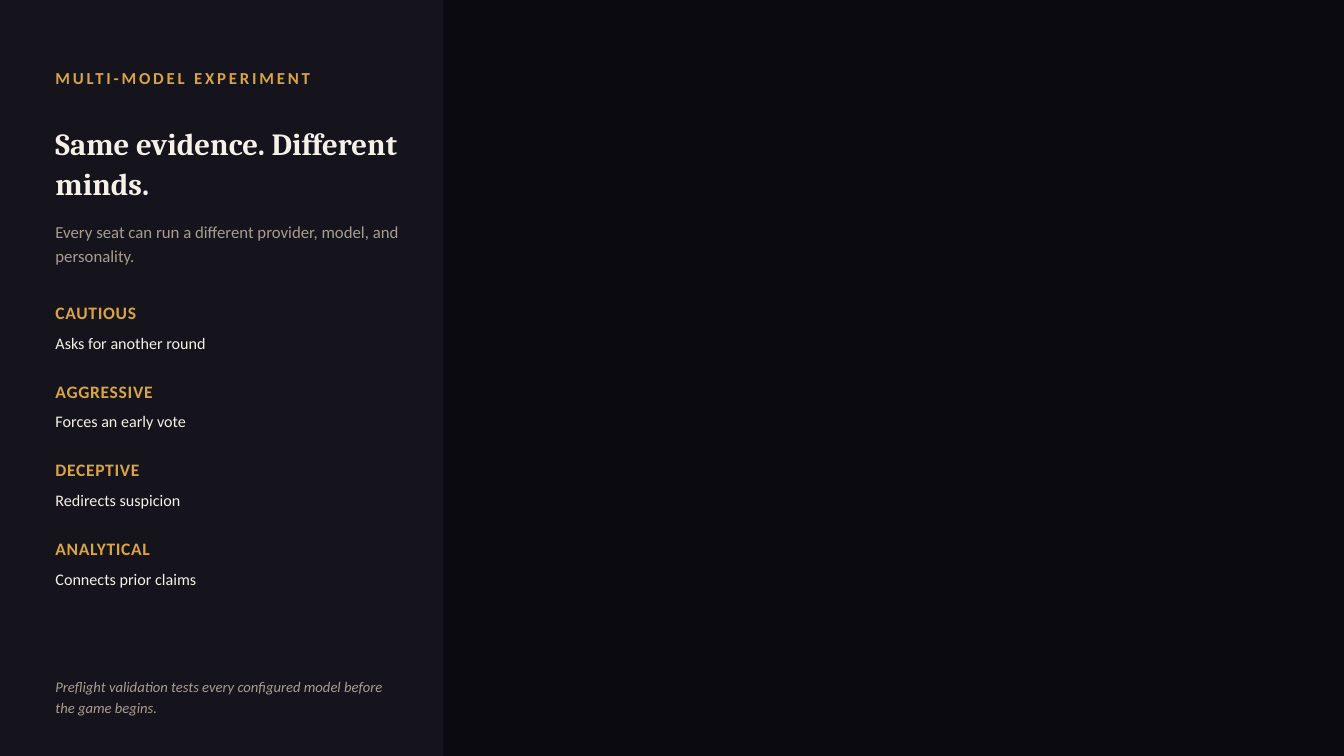
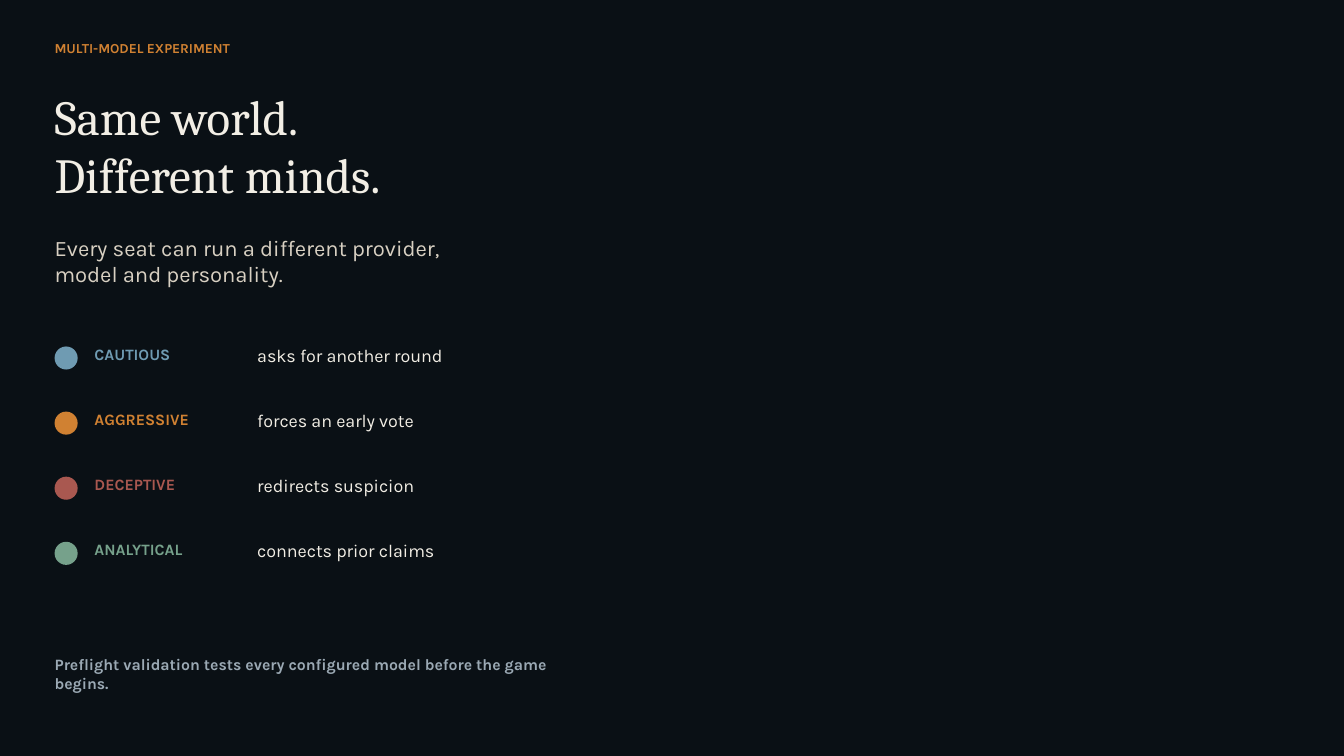
Before and after one commit to mk-tdev/village-of-shadows, a slide deck: slide 9 of submission/goai-2026/village-of-shadows-goai-proposal-deck.pptx. Drawn at 1344x756 pixels with LibreOffice and Linux fonts; fonts in the diff are those of the drawing; background and template pictures are left out. Boxes give left, top, right and bottom in pixels: in the first picture for what was removed or moved away, otherwise in the second. Text is boxed around its words. In the diff, an @@ line names an element or a change of style, - is before the commit and + after.

Commit message:
Add evidence-backed learning debrief

```diff
--- a/submission/goai-2026/village-of-shadows-goai-proposal-deck.pptx
+++ b/submission/goai-2026/village-of-shadows-goai-proposal-deck.pptx
@@ rectangle removed at bbox=[0, 0, 444, 756] @@
@@ text "MULTI-MODEL EXPERIMENT": place and size @@
-text "MULTI-MODEL EXPERIMENT" at bbox=[322, 226, 369, 240]
+text "MULTI-MODEL EXPERIMENT" at bbox=[55, 44, 230, 53]
@@ text "MULTI-MODEL EXPERIMENT" at bbox=[55, 44, 230, 53]: size 12 to 9.8 pt, font Calibri to Karla, text colour #D9A441 to #D08132, letter spacing 2 to 0 pt; vertical alignment middle to top @@
@@ vertical alignment middle to top in 6 elements at bbox=[257, 414, 414, 432], bbox=[55, 241, 439, 288], bbox=[257, 479, 414, 497], bbox=[257, 349, 442, 362], bbox=[257, 544, 434, 562], bbox=[55, 101, 381, 194] @@
@@ text at bbox=[55, 101, 381, 194]: text changed; size 22 to 35 pt; text colour #F5F1E8 to #F2EEE5; bold off @@
-Same evidence. Different minds.
+Same world.
+Different minds.
@@ text at bbox=[55, 241, 439, 288]: text changed; size 12 to 15.8 pt; font Calibri to Karla; text colour #A79E90 to #D8D0C2 @@
-Every seat can run a different provider, model, and personality.
+Every seat can run a different provider, model and personality.
@@ ellipse added at bbox=[54, 347, 78, 370], fill #6F9BB2 @@
@@ text "CAUTIOUS": place and size @@
-text "CAUTIOUS" at bbox=[55, 307, 136, 319]
+text "CAUTIOUS" at bbox=[94, 349, 170, 360]
@@ text "CAUTIOUS" at bbox=[94, 349, 170, 360]: size 12.5 to 11.2 pt, font Calibri to Karla, text colour #D9A441 to #6F9BB2, letter spacing 0.5 to 0 pt; vertical alignment middle to top @@
@@ text at bbox=[257, 349, 442, 362]: text changed; size 11.5 to 12.8 pt; font Calibri to Karla; text colour #F5F1E8 to #F2EEE5 @@
-Asks for another round
+asks for another round
@@ ellipse added at bbox=[54, 411, 78, 435], fill #D08132 @@
@@ text "AGGRESSIVE": place and size @@
-text "AGGRESSIVE" at bbox=[55, 386, 152, 398]
+text "AGGRESSIVE" at bbox=[94, 414, 188, 425]
@@ text "AGGRESSIVE" at bbox=[94, 414, 188, 425]: size 12.5 to 11.2 pt, font Calibri to Karla, text colour #D9A441 to #D08132, letter spacing 0.5 to 0 pt; vertical alignment middle to top @@
@@ text at bbox=[257, 414, 414, 432]: text changed; size 11.5 to 12.8 pt; font Calibri to Karla; text colour #F5F1E8 to #F2EEE5 @@
-Forces an early vote
+forces an early vote
@@ ellipse added at bbox=[54, 477, 78, 500], fill #A95850 @@
@@ text "DECEPTIVE": place and size @@
-text "DECEPTIVE" at bbox=[55, 464, 139, 476]
+text "DECEPTIVE" at bbox=[94, 479, 175, 490]
@@ text "DECEPTIVE" at bbox=[94, 479, 175, 490]: size 12.5 to 11.2 pt, font Calibri to Karla, text colour #D9A441 to #A95850, letter spacing 0.5 to 0 pt; vertical alignment middle to top @@
@@ text at bbox=[257, 479, 414, 497]: text changed; size 11.5 to 12.8 pt; font Calibri to Karla; text colour #F5F1E8 to #F2EEE5 @@
-Redirects suspicion
+redirects suspicion
@@ text "ANALYTICAL": place and size @@
-text "ANALYTICAL" at bbox=[55, 543, 149, 555]
+text "ANALYTICAL" at bbox=[94, 544, 182, 555]
@@ text "ANALYTICAL" at bbox=[94, 544, 182, 555]: size 12.5 to 11.2 pt, font Calibri to Karla, text colour #D9A441 to #76A18B, letter spacing 0.5 to 0 pt; vertical alignment middle to top @@
@@ ellipse added at bbox=[54, 542, 78, 566], fill #76A18B @@
@@ text at bbox=[257, 544, 434, 562]: text changed; size 11.5 to 12.8 pt; font Calibri to Karla; text colour #F5F1E8 to #F2EEE5 @@
-Connects prior claims
+connects prior claims
@@ text "Preflight validation tests every configured ...": place and size @@
-text "Preflight validation tests every configured ..." at bbox=[55, 682, 382, 716]
+text "Preflight validation tests every configured ..." at bbox=[55, 659, 547, 693]
@@ text "Preflight validation tests every configured ..." at bbox=[55, 659, 547, 693]: size 10.5 to 11.2 pt, font Calibri to Karla, text colour #A79E90 to #9BA9B4, bold on, italic off; line spacing 1.2 to 1; vertical alignment middle to top @@
```
Also in this commit, not shown: 10 other slides changed, 2 slides added, 2 slides removed, 13 other files.
